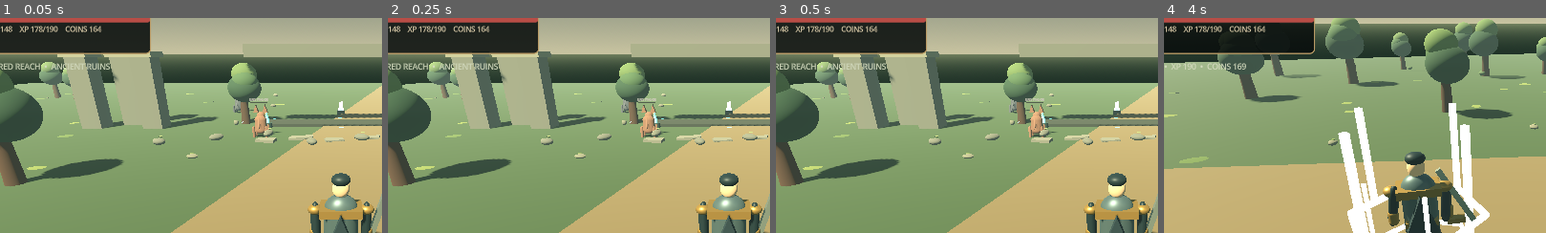
Above: before the commit, frames 1-4 (left to right).
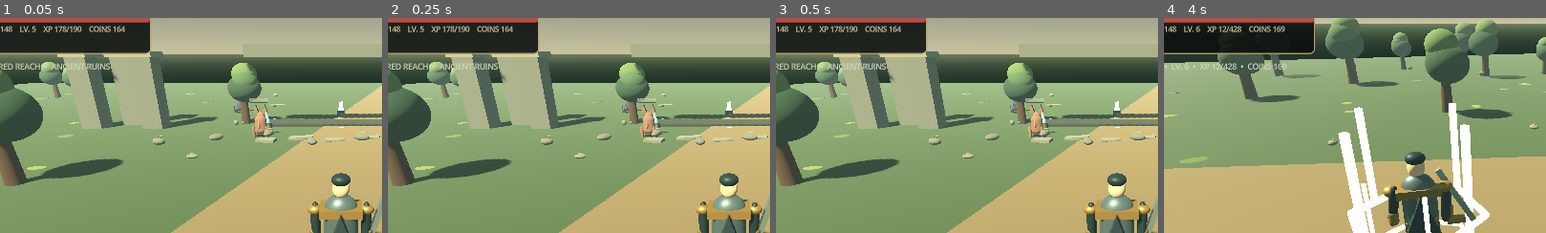
Above: after the commit, the same moments.

Repository: filesgloom-png/ELDERVALE
Game: Godot game, scene res://scenes/main_3d.tscn
Two runs of this game, one before a commit and one after it. Both use one fixed random seed, a clock stepped at 60 frames per second and the inputs below.
Inputs (mouse positions are % of the whole screen's width and height, from its top left):
- Up to frame 1 (0.05 s): no input
- Up to frame 2 (0.25 s): no input
- Up to frame 3 (0.5 s): no input
- Up to frame 4 (4 s): click "ATTACK" at 0.5 s; click "SKILL" at 1.25 s; click "DODGE" at 2 s; click "ULT" at 2.75 s; tap Enter (ui_accept) at 3.5, 3.77 s; move the mouse to (72, 45) at 3.52 s; hold Right (ui_right) from 3.53 s (still down); tap Q at 3.6 s; click (72, 45) at 3.67 s
The pictures show only the part of the screen within x 5-55%, y 8-58%; the shares and areas given below are measured in that part.

The runs differ from the first frame. In frame 1, 0.6% of the frame differs, in the area x 5-33%, y 3-7%; in frame 2, 0.6%; in frame 3, 0.6%; in frame 4, 1.0%, in the area x 2-32%, y 3-24%.
Error before the commit: Invalid access to property or key 'rotation' on a base object of type 'previously freed'. (res://scripts/main_3d.gd:620)
Error after the commit: Invalid access to property or key 'rotation' on a base object of type 'previously freed'. (res://scripts/main_3d.gd:660)

Commit message:
gameplay: add persistent loot inventory and echo codex progression

Diff:
--- a/scripts/main_3d.gd
+++ b/scripts/main_3d.gd
@@ -18,6 +18,13 @@
 var xp := 178
 var coins := 164
 var kills := 0
+var player_level := 5
+var xp_to_next_level := 190
+var stats_label: Label
+var inventory_label: Label
+var inventory_panel: PanelContainer
+var inventory: Dictionary = {"Ashen Pelt": 0, "Ancient Shard": 0, "Echo Fragment": 0, "Ruin Core": 0}
+var codex_discoveries: Array[String] = []
 var enemies: Array[Node3D] = []
 var hp_bar: ProgressBar
 var status_label: Label
@@ -47,6 +54,7 @@
 var combat_effects: Array[Dictionary] = []
 
 func _ready() -> void:
+	_load_progress()
 	_build_environment()
 	_build_world()
 	_build_player()
@@ -485,11 +493,11 @@
 	hp_bar.add_theme_stylebox_override("background", _hud_bar_style(Color("#352c2a")))
 	hp_bar.add_theme_stylebox_override("fill", _hud_bar_style(Color("#b84d46")))
 	stack.add_child(hp_bar)
-	var stats := Label.new()
-	stats.text = "HP 148/148    XP 178/190    COINS 164"
-	stats.add_theme_font_size_override("font_size", 12)
-	stats.add_theme_color_override("font_color", Color("#e0d0ad"))
-	stack.add_child(stats)
+	stats_label = Label.new()
+	stats_label.name = "ProgressionStats"
+	stats_label.add_theme_font_size_override("font_size", 12)
+	stats_label.add_theme_color_override("font_color", Color("#e0d0ad"))
+	stack.add_child(stats_label)
 	status_label = Label.new()
 	status_label.position = Vector2(410, 20)
 	status_label.size = Vector2(460, 36)
@@ -508,6 +516,38 @@
 	_add_action_button(layer, "SKILL", Vector2(-238, -92), Vector2(88, 88), Color("#3d6c83"), _skill)
 	_add_action_button(layer, "DODGE", Vector2(-205, -205), Vector2(76, 76), Color("#367780"), _dodge)
 	_add_action_button(layer, "ULT", Vector2(-326, -142), Vector2(80, 80), Color("#9b783d"), _ultimate)
+	_add_action_button(layer, "BAG", Vector2(-86, 34), Vector2(76, 46), Color("#746347"), _toggle_inventory)
+	inventory_panel = PanelContainer.new()
+	inventory_panel.name = "InventoryPanel"
+	inventory_panel.position = Vector2(340, 120)
+	inventory_panel.custom_minimum_size = Vector2(330, 300)
+	inventory_panel.visible = false
+	var inventory_style := StyleBoxFlat.new()
+	inventory_style.bg_color = Color(0.035, 0.055, 0.05, 0.96)
+	inventory_style.border_color = Color("#b99a65")
+	inventory_style.set_border_width_all(2)
+	inventory_style.set_corner_radius_all(8)
+	inventory_panel.add_theme_stylebox_override("panel", inventory_style)
+	layer.add_child(inventory_panel)
+	var inventory_stack := VBoxContainer.new()
+	inventory_stack.add_theme_constant_override("separation", 8)
+	inventory_panel.add_child(inventory_stack)
+	var inventory_title := Label.new()
+	inventory_title.text = "FIELD INVENTORY  •  SHATTERED REACH"
+	inventory_title.add_theme_font_size_override("font_size", 17)
+	inventory_title.add_theme_color_override("font_color", Color("#f0dfbf"))
+	inventory_stack.add_child(inventory_title)
+	inventory_label = Label.new()
+	inventory_label.name = "InventoryContents"
+	inventory_label.custom_minimum_size = Vector2(300, 210)
+	inventory_label.add_theme_font_size_override("font_size", 15)
+	inventory_label.add_theme_color_override("font_color", Color("#e0d0ad"))
+	inventory_stack.add_child(inventory_label)
+	var close_inventory := Button.new()
+	close_inventory.text = "CLOSE"
+	close_inventory.pressed.connect(_toggle_inventory)
+	inventory_stack.add_child(close_inventory)
+	_refresh_progression_ui()
 	var help := Label.new()
 	help.position = Vector2(24, 650)
 	help.text = "MOVE  •  LEFT SIDE      ATTACK  •  SKILL  •  DODGE"
@@ -885,8 +925,12 @@
 		enemy_health_ui.erase(enemy)
 	_spawn_combat_effect("death", enemy.position + Vector3(0.0, 0.04, 0.0))
 	enemy.queue_free()
+	_roll_enemy_loot(enemy)
+	_gain_xp(12)
+	_save_progress()
 	if target_label != null:
-		target_label.text = "KILLS %d  •  XP %d  •  COINS %d" % [kills, xp, coins]
+		target_label.text = "KILLS %d  •  LV. %d  •  XP %d/%d  •  COINS %d" % [kills, player_level, xp, xp_to_next_level, coins]
+	_refresh_progression_ui()
 
 func _dodge() -> void:
 	var dodge_origin := player.position
@@ -909,3 +953,89 @@
 		status_label.text = "ANCIENT OATH  •  NO TARGET"
 	attack_flash = 0.4
 	attack_anim_time = ATTACK_ANIM_DURATION
+
+func _roll_enemy_loot(enemy: Node3D) -> void:
+	var rng := RandomNumberGenerator.new()
+	rng.randomize()
+	var gained: Array[String] = []
+	if enemy.name == "AshWolf":
+		if rng.randf() <= 0.48:
+			inventory["Ashen Pelt"] = int(inventory.get("Ashen Pelt", 0)) + 1
+			gained.append("Ashen Pelt")
+		if rng.randf() <= 0.10:
+			inventory["Echo Fragment"] = int(inventory.get("Echo Fragment", 0)) + 1
+			gained.append("Echo Fragment")
+	else:
+		inventory["Ancient Shard"] = int(inventory.get("Ancient Shard", 0)) + 1
+		gained.append("Ancient Shard")
+		if rng.randf() <= 0.28:
+			inventory["Ruin Core"] = int(inventory.get("Ruin Core", 0)) + 1
+			gained.append("Ruin Core")
+	if not gained.is_empty():
+		status_label.text = "LOOT FOUND  •  " + ", ".join(gained)
+		if "Echo Fragment" in gained and not codex_discoveries.has("Echoes of Shattered Reach"):
+			codex_discoveries.append("Echoes of Shattered Reach")
+			status_label.text = "CODEX DISCOVERY  •  ECHOES OF SHATTERED REACH"
+
+func _gain_xp(amount: int) -> void:
+	xp += amount
+	var leveled_up := false
+	while xp >= xp_to_next_level:
+		xp -= xp_to_next_level
+		player_level += 1
+		xp_to_next_level += 130 + player_level * 18
+		leveled_up = true
+	if leveled_up:
+		status_label.text = "LEVEL UP  •  WARDEN LV. %d" % player_level
+		_spawn_combat_effect("oath", player.position + Vector3(0.0, 0.04, 0.0))
+	_refresh_progression_ui()
+
+func _toggle_inventory() -> void:
+	if inventory_panel == null:
+		return
+	inventory_panel.visible = not inventory_panel.visible
+	_refresh_progression_ui()
+
+func _refresh_progression_ui() -> void:
+	if stats_label != null:
+		stats_label.text = "HP %d/%d    LV. %d    XP %d/%d    COINS %d" % [player_hp, player_max_hp, player_level, xp, xp_to_next_level, coins]
+	if inventory_label != null:
+		var lines: Array[String] = []
+		for item_name in ["Ashen Pelt", "Ancient Shard", "Echo Fragment", "Ruin Core"]:
+			lines.append("%s  × %d" % [item_name, int(inventory.get(item_name, 0))])
+		lines.append("")
+		lines.append("CODEX DISCOVERIES")
+		if codex_discoveries.is_empty():
+			lines.append("No echoes recorded yet.")
+		else:
+			for discovery in codex_discoveries:
+				lines.append("• " + discovery)
+		inventory_label.text = "\n".join(lines)
+
+func _save_progress() -> void:
+	var save := ConfigFile.new()
+	save.set_value("player", "level", player_level)
+	save.set_value("player", "xp", xp)
+	save.set_value("player", "xp_to_next_level", xp_to_next_level)
+	save.set_value("player", "coins", coins)
+	save.set_value("inventory", "items", inventory)
+	save.set_value("codex", "discoveries", codex_discoveries)
+	save.save("user://eldervale_progress.cfg")
+
+func _load_progress() -> void:
+	var save := ConfigFile.new()
+	if save.load("user://eldervale_progress.cfg") != OK:
+		return
+	player_level = int(save.get_value("player", "level", player_level))
+	xp = int(save.get_value("player", "xp", xp))
+	xp_to_next_level = int(save.get_value("player", "xp_to_next_level", xp_to_next_level))
+	coins = int(save.get_value("player", "coins", coins))
+	var saved_inventory: Variant = save.get_value("inventory", "items", inventory)
+	if saved_inventory is Dictionary:
+		for item_name in inventory.keys():
+			inventory[item_name] = int(saved_inventory.get(item_name, inventory[item_name]))
+	var saved_discoveries: Variant = save.get_value("codex", "discoveries", [])
+	if saved_discoveries is Array:
+		for discovery in saved_discoveries:
+			if not codex_discoveries.has(str(discovery)):
+				codex_discoveries.append(str(discovery))
